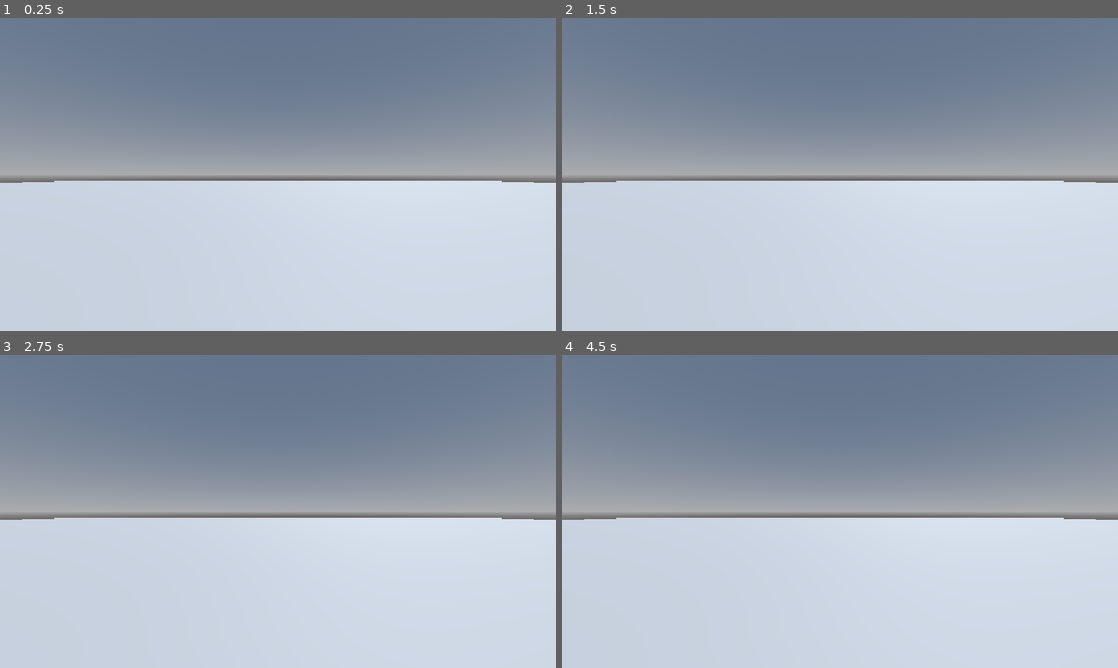
Above: before the commit, frames 1-4 (two rows, left to right).
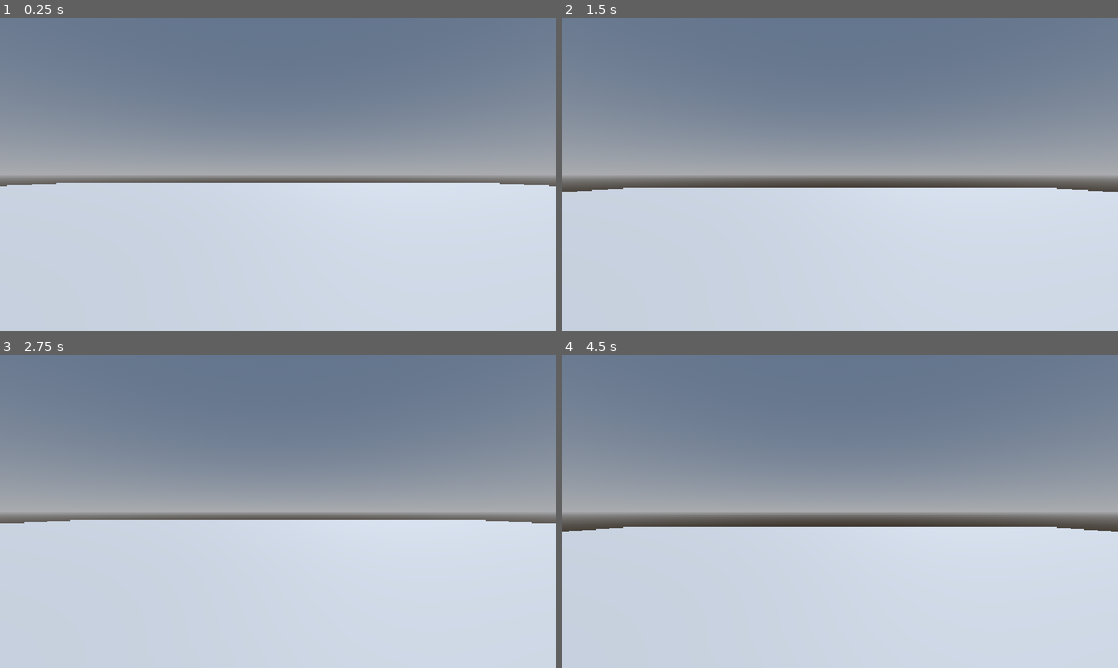
Above: after the commit, the same moments.

Repository: Mainuddin-Khaled/Robot-Rampage-Godot
Game: Godot game, scene res://Levels/SandBox.tscn
Two runs of this game, one before a commit and one after it. Both use one fixed random seed, a clock stepped at 60 frames per second and the inputs below.
Inputs:
- Up to frame 1 (0.25 s): no input
- Up to frame 2 (1.5 s): tap Enter (ui_accept) at 0.5, 0.6, 1.25 s; hold Right (ui_right) 0.53-1.28 s; tap Space (jump, bound only after the commit) at 0.77, 0.8, 1.07, 1.35 s; hold Down (ui_down) from 1.28 s (still down)
- Up to frame 3 (2.75 s): tap Space (jump, bound only after the commit) at 1.52, 1.82, 2.3 s; tap Enter (ui_accept) at 1.55, 2.1 s; release Down (ui_down) at 2.03 s; hold Right (ui_right) from 2.03 s (still down)
- Up to frame 4 (4.5 s): release Right (ui_right) at 2.78 s; hold Up (ui_up) 2.78-3.53 s; tap Enter (ui_accept) at 2.85, 3.5, 4.35 s; tap Space (jump, bound only after the commit) at 3.02, 3.32, 3.6, 3.77, 4.07 s; hold Left (ui_left) from 3.53 s (still down)

The runs differ from the first frame. In frame 1, 0.7% of the frame differs, in the area x 0-100%, y 52-54%; in frame 2, 2.3%; in frame 3, 0.8%; in frame 4, 3.0%, in the area x 0-100%, y 52-57%.

Commit message:
First Person Movement
Basic player movement

Diff:
--- a/Characters/Player/player.gd
+++ b/Characters/Player/player.gd
@@ -1,7 +1,7 @@
 extends CharacterBody3D
 
 
-const SPEED = 5.0
+const SPEED = 10.0
 const JUMP_VELOCITY = 4.5
 
 
@@ -11,12 +11,12 @@
 		velocity += get_gravity() * delta
 
 	# Handle jump.
-	if Input.is_action_just_pressed("ui_accept") and is_on_floor():
+	if Input.is_action_just_pressed("jump") and is_on_floor():
 		velocity.y = JUMP_VELOCITY
 
 	# Get the input direction and handle the movement/deceleration.
 	# As good practice, you should replace UI actions with custom gameplay actions.
-	var input_dir := Input.get_vector("ui_left", "ui_right", "ui_up", "ui_down")
+	var input_dir := Input.get_vector("move_left", "move_right", "move_forward", "move_backward")
 	var direction := (transform.basis * Vector3(input_dir.x, 0, input_dir.y)).normalized()
 	if direction:
 		velocity.x = direction.x * SPEED
--- a/Characters/Player/player.tscn
+++ b/Characters/Player/player.tscn
@@ -14,3 +14,6 @@
 
 [node name="CollisionShape3D" type="CollisionShape3D" parent="." unique_id=649421202]
 shape = SubResource("CapsuleShape3D_xrivr")
+
+[node name="Camera3D" type="Camera3D" parent="." unique_id=881088412]
+transform = Transform3D(1, 0, 0, 0, 1, 0, 0, 0, 1, 0, 0.3, 0)
--- a/Levels/SandBox.tscn
+++ b/Levels/SandBox.tscn
@@ -1,4 +1,6 @@
 [gd_scene format=3 uid="uid://dgtx44rj545cy"]
+
+[ext_resource type="PackedScene" uid="uid://ffnf2ws6i37c" path="res://Characters/Player/player.tscn" id="1_gilti"]
 
 [sub_resource type="ProceduralSkyMaterial" id="ProceduralSkyMaterial_2b7vw"]
 sky_horizon_color = Color(0.66224277, 0.6717428, 0.6867428, 1)
@@ -26,5 +28,5 @@
 use_collision = true
 size = Vector3(64, 1, 64)
 
-[node name="Camera3D" type="Camera3D" parent="." unique_id=1803075196]
+[node name="Player" parent="." unique_id=555615666 instance=ExtResource("1_gilti")]
 transform = Transform3D(1, 0, 0, 0, 1, 0, 0, 0, 1, 0, 1, 0)
--- a/project.godot
+++ b/project.godot
@@ -24,6 +24,34 @@
 
 project/assembly_name="Robot Rampage"
 
+[input]
+
+move_forward={
+"deadzone": 0.2,
+"events": [Object(InputEventKey,"resource_local_to_scene":false,"resource_name":"","device":-1,"window_id":0,"alt_pressed":false,"shift_pressed":false,"ctrl_pressed":false,"meta_pressed":false,"pressed":false,"keycode":0,"physical_keycode":87,"key_label":0,"unicode":119,"location":0,"echo":false,"script":null)
+]
+}
+move_backward={
+"deadzone": 0.2,
+"events": [Object(InputEventKey,"resource_local_to_scene":false,"resource_name":"","device":-1,"window_id":0,"alt_pressed":false,"shift_pressed":false,"ctrl_pressed":false,"meta_pressed":false,"pressed":false,"keycode":0,"physical_keycode":83,"key_label":0,"unicode":115,"location":0,"echo":false,"script":null)
+]
+}
+move_right={
+"deadzone": 0.2,
+"events": [Object(InputEventKey,"resource_local_to_scene":false,"resource_name":"","device":-1,"window_id":0,"alt_pressed":false,"shift_pressed":false,"ctrl_pressed":false,"meta_pressed":false,"pressed":false,"keycode":0,"physical_keycode":68,"key_label":0,"unicode":100,"location":0,"echo":false,"script":null)
+]
+}
+move_left={
+"deadzone": 0.2,
+"events": [Object(InputEventKey,"resource_local_to_scene":false,"resource_name":"","device":-1,"window_id":0,"alt_pressed":false,"shift_pressed":false,"ctrl_pressed":false,"meta_pressed":false,"pressed":false,"keycode":0,"physical_keycode":65,"key_label":0,"unicode":97,"location":0,"echo":false,"script":null)
+]
+}
+jump={
+"deadzone": 0.2,
+"events": [Object(InputEventKey,"resource_local_to_scene":false,"resource_name":"","device":-1,"window_id":0,"alt_pressed":false,"shift_pressed":false,"ctrl_pressed":false,"meta_pressed":false,"pressed":false,"keycode":0,"physical_keycode":32,"key_label":0,"unicode":32,"location":0,"echo":false,"script":null)
+]
+}
+
 [physics]
 
 3d/physics_engine="Jolt Physics"
